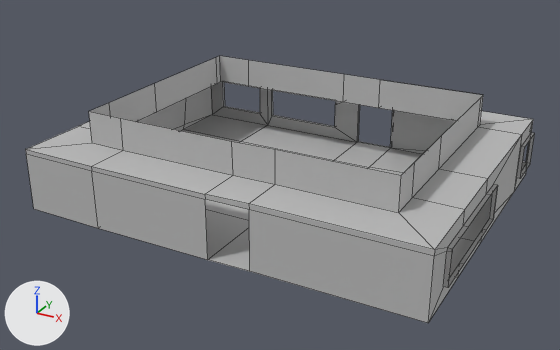
One commit to the FBX model Assets/importModel/Deuxième journée/parrie 2 grande salle/partie 3.fbx: the scene before it, then after it.
The view is the same before and after, from a 50 mm lens placed at (-1.4, -81.4, 19.7), pointed at (-20.1, -47.5, 2.7). Every picture has the same lights, and +X, +Y and +Z are marked at lower left. Mesh edges are drawn as thin lines. Where no turn or scale is listed for an object, it has been applied to the vertices.
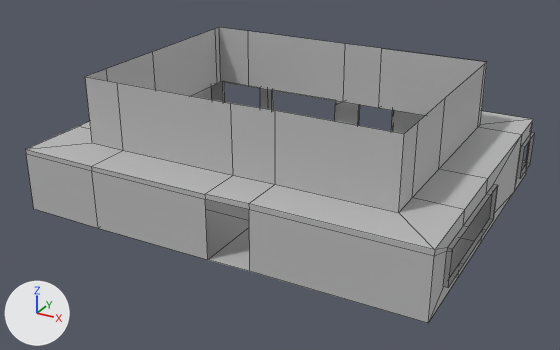
Where the newer file only moved an object's origin or applied its transform, the numbers keep the older frame.

The change, as a diff of the scene's bpy script:
```diff
--- a/Assets/importModel/Deuxième journée/parrie 2 grande salle/partie 3.fbx.py
+++ b/Assets/importModel/Deuxième journée/parrie 2 grande salle/partie 3.fbx.py
@@ me_mesh @@
 me_mesh.from_pydata(...)  # 218 vertices, 196 faces; spans x -11.2..11.2, y -8.8..8.8, z -2.6..2.6
 # used by ob_polysurface10; location = (-19.94, -46.34, 3.98)
+# me_mesh part 1: all 32 vertices in x -8.6..8.6, y -6.4..6.2, z 2.6 are moved by (0.0, 0.0, 1.9)
 me_mesh.materials.append(mat_lambert2)
```

Pixel boxes (x1, y1, x2, y2) of what changed, in the pictures (560 x 350 px; the box of a moved part takes in the faces that stretch with it):
'polySurface10', reshaped (11% taller): before (25, 56, 535, 323); after (25, 27, 535, 323)
part 1 of me_mesh, moved or reshaped: before (89, 56, 483, 213); after (85, 27, 487, 213)
